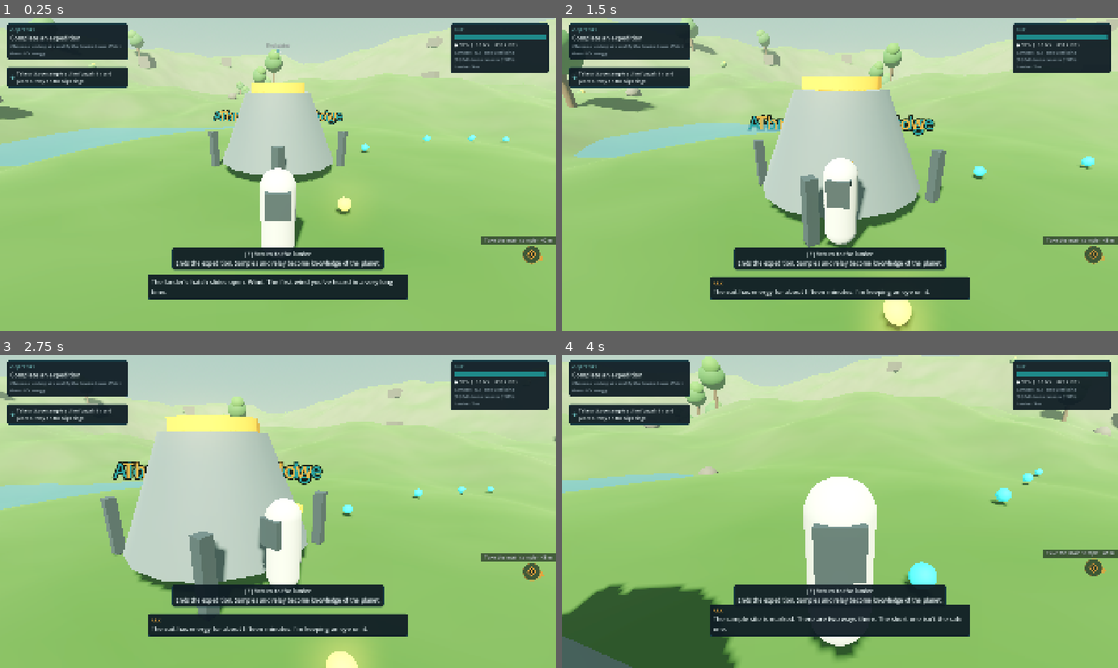
Above: before the commit, frames 1-4 (two rows, left to right).
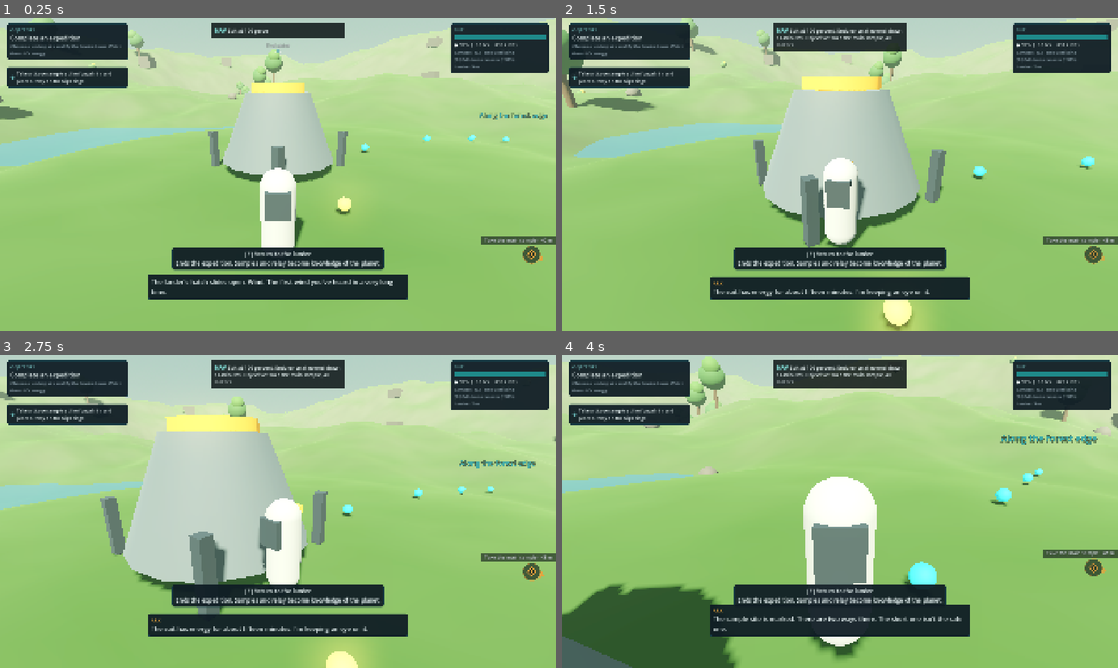
Above: after the commit, the same moments.

Repository: sebastianlistfeirup/GENESISARK
Game: Godot game, scene res://scenes/surface/surface.tscn
Two runs of this game, one before a commit and one after it. Both use one fixed random seed, a clock stepped at 60 frames per second and the inputs below. This scene is started directly instead of the project's main scene.
Inputs (mouse positions are in pixels of both pictures, inside the frame that each line leads up to):
- Up to frame 1 (0.25 s): no input
- Up to frame 2 (1.5 s): tap Enter (build_confirm) at 0.5 s; move the mouse to (867, 174) at 0.52 s; hold W (move_forward) from 0.53 s (still down); tap F (autopilot) at 0.6 s; click (867, 174) at 0.67 s; move the mouse to (812, 174) at 1.27 s; tap Space (ascend) at 1.35 s
- Up to frame 3 (2.75 s): keep holding W (move_forward); tap F (autopilot) at 1.55, 2.1 s; move the mouse to (289, 505) at 2.02 s
- Up to frame 4 (4 s): keep holding W (move_forward); move the mouse to (834, 517) at 2.77 s; tap Enter (build_confirm) at 2.85 s; click (834, 517) at 2.92 s; tap F (autopilot) at 3.05, 3.8 s; move the mouse to (878, 514) at 3.52 s; hold B (colony_mode) from 3.53 s (still down)

The runs differ from the first frame. In frame 1, 1.6% of the frame differs, in the area x 38-99%, y 1-34%; in frame 2, 2.7%; in frame 3, 3.0%, in the area x 20-97%, y 1-42%; in frame 4, 2.5%.

Commit message:
NAV on planet expeditions: brief, hazard zones, return window; route labels no longer overlap
Co-Authored-By: Claude Opus 5.5 <noreply@anthropic.com>
Claude-Session: https://claude.ai/code/session_017YcnHpJixbeShoYSSbACge

Diff:
--- a/data/story/nav.json
+++ b/data/story/nav.json
@@ -77,6 +77,30 @@
     },
     "arrival": {
       "text": "Orbit around {dest} established. Hull {integrity} percent. Fuel {fuel}. Oxygen {oxygen} percent."
+    },
+    "surface_brief": {
+      "text": "Suit at {energy} percent. Endurance at normal draw: {minutes} minutes. Objective: {objective}, {dist} meters."
+    },
+    "surface_hazard_enter": {
+      "text": "Entering {hazard}. Suit draw multiplied by {mult}. Endurance: {seconds} seconds."
+    },
+    "surface_hazard_exit": {
+      "text": "Hazard zone cleared. Suit draw nominal."
+    },
+    "surface_next": {
+      "text": "Objective complete. Next: {objective}, {next_dist} meters."
+    },
+    "surface_all_done": {
+      "text": "Objectives complete. Lander: {dist} meters. Suit: {energy} percent."
+    },
+    "surface_energy_half": {
+      "text": "Suit at {energy} percent. Lander: {dist} meters. Walking back takes {return_s} seconds."
+    },
+    "surface_return_margin": {
+      "text": "Return margin is narrowing. Endurance {seconds} seconds. Return requires {return_s}. Consider your priorities."
+    },
+    "surface_return_now": {
+      "text": "Endurance {seconds} seconds. Return requires {return_s}. Turn back now."
     }
   }
 }
--- a/evidence/scene_smoke.json
+++ b/evidence/scene_smoke.json
@@ -6,7 +6,7 @@
       "ok": true
     },
     {
-      "detail": "@Button@45:<Button#99656664688>",
+      "detail": "@Button@45:<Button#99891545712>",
       "name": "pad_focuses_menu",
       "ok": true
     },
@@ -36,7 +36,7 @@
       "ok": true
     },
     {
-      "detail": "moved=0.36",
+      "detail": "moved=0.39",
       "name": "riglab_runs",
       "ok": true
     },
@@ -66,7 +66,7 @@
       "ok": true
     },
     {
-      "detail": "Go to the workshop, 6 steder",
+      "detail": "Go to the workshop, 6 places",
       "name": "waypoint_points_to_objective",
       "ok": true
     },
@@ -86,12 +86,12 @@
       "ok": true
     },
     {
-      "detail": "dyaw=-0.61",
+      "detail": "dyaw=-0.60",
       "name": "pad_look_turns_camera",
       "ok": true
     },
     {
-      "detail": "I_power_coupling:<Area3D#203323086058>",
+      "detail": "I_power_coupling:<Area3D#203557967082>",
       "name": "prompt_targets_coupling",
       "ok": true
     },
@@ -239,5 +239,5 @@
   "engine_version": "4.5.1-stable (official)",
   "failures": [],
   "status": "PASS",
-  "timestamp": "2026-10-18T15:26:45"
+  "timestamp": "2026-10-18T15:51:54"
 }
--- a/evidence/test_report.json
+++ b/evidence/test_report.json
@@ -1,6 +1,6 @@
 {
   "content_errors": [],
-  "elapsed_ms": 1962,
+  "elapsed_ms": 1851,
   "engine_version": "4.5.1-stable (official)",
   "failures": [],
   "files": {
@@ -9,12 +9,12 @@
     "test_content.gd": 6,
     "test_era_endings.gd": 7,
     "test_localization.gd": 5,
-    "test_navigation.gd": 9,
+    "test_navigation.gd": 10,
     "test_population.gd": 5,
     "test_save.gd": 7,
     "test_survey_expedition.gd": 6
   },
   "status": "PASS",
-  "tests": 63,
-  "timestamp": "2026-10-18T15:25:46"
+  "tests": 64,
+  "timestamp": "2026-10-18T15:50:55"
 }
--- a/localization/translations.csv
+++ b/localization/translations.csv
@@ -358,14 +358,19 @@
 Approach initiated. No objects on course. This is rare.,Indflyvning påbegyndt. Ingen objekter på kursen. Det sker sjældent.
 Approach initiated. Scattered asteroids ahead. Reduce speed to allow time to turn.,"Indflyvning påbegyndt. Spredte asteroider forude. Hold farten nede, så har du tid til at dreje."
 Autopilot engaged. Additional fuel consumption: {fuel} units.,Autopilot aktiv. Ekstra brændstofforbrug: {fuel} enheder.
+Endurance {seconds} seconds. Return requires {return_s}. Turn back now.,Udholdenhed {seconds} sekunder. Hjemturen kræver {return_s}. Vend om nu.
+Entering {hazard}. Suit draw multiplied by {mult}. Endurance: {seconds} seconds.,Går ind i {hazard}. Dragtens forbrug ganget med {mult}. Udholdenhed: {seconds} sekunder.
 Fuel on arrival: {fuel_after} units.,Brændstof ved ankomst: {fuel_after} enheder.
 Fuel: {fuel} units. Enough for {reachable} of {routes} known routes from here.,Brændstof: {fuel} enheder. Det rækker til {reachable} af {routes} kendte ruter herfra.
 Fuel: {fuel} units. No known route is within range. The next decision is landing.,Brændstof: {fuel} enheder. Ingen kendt rute er inden for rækkevidde. Næste beslutning er landing.
+Hazard zone cleared. Suit draw nominal.,Farezone forladt. Dragtens forbrug normalt.
 Hull integrity: {integrity} percent. Further impacts increase the risk of pressure loss.,Skrogintegritet: {integrity} procent. Yderligere nedslag øger risikoen for trykfald.
 Impact. Hull integrity {integrity} percent.,Nedslag. Skrogintegritet {integrity} procent.
 Manual control.,Manuel styring.
 NAV,NAV
 Object on collision course. {seconds} seconds. Correction: {side}.,Objekt på kollisionskurs. {seconds} sekunder. Korrektion: {side}.
+"Objective complete. Next: {objective}, {next_dist} meters.","Mål fuldført. Næste: {objective}, {next_dist} meter."
+Objectives complete. Lander: {dist} meters. Suit: {energy} percent.,Mål fuldført. Landeren: {dist} meter. Dragt: {energy} procent.
 Obstacles cleared. {hits} impacts.,Forhindringerne er passeret. {hits} nedslag.
 Orbit around {dest} established. Hull {integrity} percent. Fuel {fuel}. Oxygen {oxygen} percent.,Kredsløb om {dest} etableret. Skrog {integrity} procent. Brændstof {fuel}. Ilt {oxygen} procent.
 Oxygen reserve on arrival: {oxygen_after} percent. That is below the recommended minimum of {low} percent.,Iltlager ved ankomst: {oxygen_after} procent. Det er under anbefalet minimum på {low} procent.
@@ -373,8 +378,11 @@
 "Oxygen reserve: {oxygen} percent. Critical. At stasis consumption, reserve lasts {days_left} days.",Iltlager: {oxygen} procent. Kritisk. Ved stasisforbrug rækker det {days_left} dage.
 Oxygen used in stasis: {oxygen} percent. Oxygen reserve on arrival: {oxygen_after} percent.,Iltforbrug i stasis: {oxygen} procent. Iltlager ved ankomst: {oxygen_after} procent.
 Reserve after arrival: {fuel_after}. To reach {reserve_target}: {reserve_needed} required. Landing is effectively final.,Reserven efter ankomst er {fuel_after}. For at nå {reserve_target} kræves {reserve_needed}. Landingen bliver i praksis endelig.
+Return margin is narrowing. Endurance {seconds} seconds. Return requires {return_s}. Consider your priorities.,Margenen for hjemturen bliver mindre. Udholdenhed {seconds} sekunder. Hjemturen kræver {return_s}. Overvej dine prioriteter.
 Route to {dest}: {days} days in stasis. No known obstacles on the approach.,Rute til {dest}: {days} dage i stasis. Ingen kendte forhindringer på indflyvningen.
 Severe impact. Pressure loss in section {section}. Oxygen reserve {oxygen} percent.,Kraftigt nedslag. Trykfald i sektion {section}. Iltlager {oxygen} procent.
+"Suit at {energy} percent. Endurance at normal draw: {minutes} minutes. Objective: {objective}, {dist} meters.","Dragt på {energy} procent. Udholdenhed ved normalt forbrug: {minutes} minutter. Mål: {objective}, {dist} meter."
+Suit at {energy} percent. Lander: {dist} meters. Walking back takes {return_s} seconds.,Dragt på {energy} procent. Landeren: {dist} meter. Gåturen tilbage tager {return_s} sekunder.
 "The approach to {dest} has scattered asteroids. Expected: {hits_manual} impacts on manual control, {hits_auto} on auto …(247 unchanged characters)…
 "The approach to {dest} passes a debris field. Expected hull loss: {integ_manual} percent manual, {integ_auto} percent on autopilot.","Indflyvningen til {dest} passerer et felt af vragrester. Forventet skrogtab: {integ_manual} procent manuelt, {integ_auto} procent med autopilot."
 The navigation computer. Speaks in numbers and probabilities. Has no opinion on whether you should be afraid.,"Navigationscomputeren. Taler i tal og sandsynligheder. Har ingen mening om, hvorvidt du bør være bange."
--- a/scripts/domain/travel/nav_advisor.gd
+++ b/scripts/domain/travel/nav_advisor.gd
@@ -105,3 +105,61 @@
 func arrival(gs: GameState) -> Dictionary:
 	return _item("arrival", "info", {"dest": str(content.locations.get(gs.campaign.location_id, {}).get("name", "")),
 		"integrity": gs.ark.integrity, "fuel": gs.ark.fuel, "oxygen": gs.ark.oxygen})
+
+
+## Planet surface: opening brief for an expedition. ctx: see surface_update().
+func surface_brief(ex: ExpeditionState, ctx: Dictionary) -> Dictionary:
+	var drain := DictUtil.get_float(ctx, "base_drain", 0.12)
+	return _item("surface_brief", "info", {"energy": ex.suit_energy, "minutes": ex.suit_energy / maxf(drain, 0.001) / 60.0,
+		"objective": str(ctx.get("next_label", "")), "dist": DictUtil.get_float(ctx, "next_dist", 0.0)})
+
+
+## Seconds NAV budgets for walking back to the lander (walk speed, 20% terrain margin).
+static func return_seconds(dist_m: float, walk_speed: float) -> float:
+	return dist_m / maxf(walk_speed, 0.5) * 1.2
+
+
+## Planet surface: lines due this frame. Deterministic given (ex, ctx, said);
+## `said` is the caller's memory of what NAV has already reported (mutated here,
+## never saved). ctx: {dist_lander, walk_speed, drain (current, per s),
+## base_drain, hazard_id, hazard_label, mult, next_key, next_label, next_dist}.
+func surface_update(ex: ExpeditionState, ctx: Dictionary, said: Dictionary) -> Array:
+	var out: Array = []
+	if ex.status != ExpeditionState.STATUS_ACTIVE:
+		return out
+	var drain := maxf(DictUtil.get_float(ctx, "drain", 0.12), 0.001)
+	var endurance := ex.suit_energy / drain
+	var dist := DictUtil.get_float(ctx, "dist_lander", 0.0)
+	var ret := return_seconds(dist, DictUtil.get_float(ctx, "walk_speed", 4.2))
+	var p := {"energy": ex.suit_energy, "seconds": endurance, "return_s": ret, "dist": dist,
+		"hazard": str(ctx.get("hazard_label", "")), "mult": DictUtil.get_float(ctx, "mult", 1.0),
+		"objective": str(ctx.get("next_label", "")), "next_dist": DictUtil.get_float(ctx, "next_dist", 0.0)}
+	# Hazard zones: report entry once per zone visit, and the exit.
+	var hz := str(ctx.get("hazard_id", ""))
+	var was := str(said.get("hazard", ""))
+	if hz != was:
+		said["hazard"] = hz
+		if hz != "":
+			out.append(_item("surface_hazard_enter", "warning", p))
+		elif was != "":
+			out.append(_item("surface_hazard_exit", "info", p))
+	# Progress: a finished objective moves the objective on.
+	var key := str(ctx.get("next_key", ""))
+	if said.has("objective") and str(said["objective"]) != key:
+		out.append(_item("surface_all_done" if key == "lander" else "surface_next", "info", p))
+	said["objective"] = key
+	# Energy: half-way mark, then the return window.
+	if ex.suit_energy <= 50.0 and not said.get("half", false):
+		said["half"] = true
+		out.append(_item("surface_energy_half", "info", p))
+	if endurance > ret * 3.0 + 30.0:
+		said.erase("margin")  # drone refill / walked closer: re-arm
+		said.erase("now")
+	if key != "lander" and endurance < ret * 2.0 + 20.0 and not said.get("margin", false):
+		said["margin"] = true
+		out.append(_item("surface_return_margin", "warning", p))
+	if endurance < ret * 1.25 + 10.0 and not said.get("now", false):
+		said["now"] = true
+		said["margin"] = true
+		out.append(_item("surface_return_now", "critical", p))
+	return out
--- a/scripts/runtime/surface/surface_scene.gd
+++ b/scripts/runtime/surface/surface_scene.gd
@@ -24,6 +24,9 @@
 var _finishing := false
 var _markers: Dictionary = {}
 var waypoints: WaypointLayer
+var _nav_said: Dictionary = {}  # what NAV has reported this expedition (UI memory, not saved)
+var _objective_key := ""
+var _nav_t := 0.0
 
 
 func _ready() -> void:
@@ -83,6 +86,8 @@
 	AudioService.set_ambience_any(["amb_surface_" + str(planet.get("biome_id")), "amb_colony_wind"])
 	GameSession.trigger_story("expedition_start")
 	hud.toast(str(survey.get("goal", "")), "info", 9.0)
+	_update_waypoint(ex)
+	hud.nav.say(GameSession.sim.nav.surface_brief(ex, _nav_context(ex, [1.0, "", "", ""])))
 
 
 func _pt(v: Variant) -> Vector2:
@@ -176,7 +181,11 @@
 		lbl.font_size = 48
 		lbl.pixel_size = 0.01
 		lbl.modulate = Color(col)
-		var first: Array = DictUtil.get_arr(r, "waypoints")[0] if not DictUtil.get_arr(r, "waypoints").is_empty() else [0, 0]
+		lbl.outline_size = 10
+		lbl.outline_modulate = Color(0.02, 0.05, 0.06, 0.85)
+		# Label at the route's first bend (waypoint 0 is the lander, shared by every route).
+		var bends: Array = DictUtil.get_arr(r, "waypoints").filter(func(w: Variant) -> bool: return Vector2(float(w[0]), float(w[1])).length() > 3.0)
+		var first: Array = bends[0] if not bends.is_empty() else [0, 0]
 		lbl.position = _ground(Vector2(float(first[0]), float(first[1]))) + Vector3(0, 2.0, 0)
 		add_child(lbl)
 
@@ -218,7 +227,7 @@
 		lbl.modulate = Color(str(hdef.get("color", "#d6c447")))
 		area.add_child(lbl)
 		hazard_areas.append({"area": area, "mult": DictUtil.get_float(DictUtil.get_dict(hdef, "expedition"), "suit_drain_multiplier", 2.0),
-			"label": str(hz.get("label", "")), "sound": str(HAZARD_SOUND.get(hid, ""))})
+			"label": str(hz.get("label", hdef.get("name", hid))), "sound": str(HAZARD_SOUND.get(hid, "")), "id": hid + "@" + str(hazard_areas.size())})
 
 
 func _build_suit_hud() -> void:
@@ -248,14 +257,15 @@
 	elif not ex.relay_placed and _markers.has("relay"):
 		key = "relay"
 		label = Loc.t("Place the relay")
+	_objective_key = key
 	waypoints.set_objective(_markers.get(key), label, 3.6 if key != "lander" else 4.2)
 
 
 func _hazard_mult() -> Array:
 	for h: Dictionary in hazard_areas:
 		if (h["area"] as Area3D).overlaps_body(captain):
-			return [float(h["mult"]), str(h["label"]), str(h["sound"])]
-	return [1.0, "", ""]
+			return [float(h["mult"]), str(h["label"]), str(h["sound"]), str(h["id"])]
+	return [1.0, "", "", ""]
 
 
 func _physics_process(delta: float) -> void:
@@ -284,6 +294,11 @@
 	if lander:
 		lines.append(Loc.t("Lander: %d m") % int(captain.global_position.distance_to(lander.global_position)))
 	_status.text = "\n".join(lines)
+	_nav_t -= delta
+	if _nav_t <= 0.0:
+		_nav_t = 0.5
+		for item: Dictionary in GameSession.sim.nav.surface_update(ex, _nav_context(ex, hm), _nav_said):
+			hud.nav.say(item)
 	for key: String in ["main_sample", "risk_sample"]:
 		if _markers.has(key) and key in ex.samples:
 			(_markers[key] as Interactable).locked = true
@@ -293,6 +308,17 @@
 		(_markers["relay"] as Interactable).locked_reason = Loc.t("the relay is here")
 	if ex.status == ExpeditionState.STATUS_RECALLED:
 		_finish(true)
+
+
+func _nav_context(ex: ExpeditionState, hm: Array) -> Dictionary:
+	var base := float(GameSession.content.bal("suit.drain_per_s", 0.12))
+	var lander: Node3D = _markers.get("lander")
+	var target: Node3D = _markers.get(_objective_key)
+	return {"dist_lander": captain.global_position.distance_to(lander.global_position) if lander else 0.0,
+		"walk_speed": captain.walk_speed, "drain": base * maxf(1.0, float(hm[0])), "base_drain": base,
+		"hazard_id": str(hm[3]), "hazard_label": str(hm[1]), "mult": float(hm[0]),
+		"next_key": _objective_key, "next_label": waypoints.objective_label if waypoints else "",
+		"next_dist": captain.global_position.distance_to(target.global_position) if target else 0.0}
 
 
 func _unhandled_input(event: InputEvent) -> void:
--- a/tests/unit/test_navigation.gd
+++ b/tests/unit/test_navigation.gd
@@ -107,5 +107,43 @@
 	for id: String in ["route_clear", "route_field", "route_debris", "route_belt", "route_fuel", "route_reserve_breach", "route_oxygen",
 			"route_oxygen_low", "status_fuel_low", "status_fuel_none", "status_oxygen_low", "status_oxygen_critical", "status_hull_low",
 			"approach_clear", "approach_field", "approach_debris", "approach_belt", "collision_course", "impact", "impact_severe",
-			"autopilot_on", "autopilot_off", "hazard_cleared", "arrival"]:
+			"autopilot_on", "autopilot_off", "hazard_cleared", "arrival", "surface_brief", "surface_hazard_enter",
+			"surface_hazard_exit", "surface_next", "surface_all_done", "surface_energy_half", "surface_return_margin", "surface_return_now"]:
 		check(content.nav_lines.has(id), "NAV-linje findes: " + id)
+
+
+func _surface_ctx(dist: float, hazard: String = "", key: String = "main_sample") -> Dictionary:
+	return {"dist_lander": dist, "walk_speed": 4.2, "drain": 0.12 * (2.0 if hazard != "" else 1.0), "base_drain": 0.12,
+		"hazard_id": hazard, "hazard_label": "Spore field", "mult": 2.0 if hazard != "" else 1.0,
+		"next_key": key, "next_label": "Take the main sample", "next_dist": 40.0}
+
+
+func test_nav_surface_callouts_fire_once_in_order() -> void:
+	var ex := ExpeditionState.new()
+	var nav := NavAdvisor.new(content)
+	var said := {}
+	var brief := nav.surface_brief(ex, _surface_ctx(0.0))
+	check(str(brief["text"]).contains("13.9 minutes") or str(brief["text"]).contains("14 minutes"), "brief states endurance: " + str(brief["text"]))
+	check(nav.surface_update(ex, _surface_ctx(10.0), said).is_empty(), "nothing to report at full suit")
+	var enter := nav.surface_update(ex, _surface_ctx(30.0, "spores@0"), said)
+	eq(enter.size(), 1, "hazard entry reported")
+	eq(enter[0]["id"], "surface_hazard_enter", "entry line")
+	check(nav.surface_update(ex, _surface_ctx(31.0, "spores@0"), said).is_empty(), "not repeated inside the zone")
+	eq(nav.surface_update(ex, _surface_ctx(35.0), said)[0]["id"], "surface_hazard_exit", "exit reported")
+	eq(nav.surface_update(ex, _surface_ctx(35.0, "", "relay"), said)[0]["id"], "surface_next", "objective progress")
+	ex.suit_energy = 48.0
+	eq(nav.surface_update(ex, _surface_ctx(35.0, "", "relay"), said)[0]["id"], "surface_energy_half", "half-way mark")
+	check(nav.surface_update(ex, _surface_ctx(35.0, "", "relay"), said).is_empty(), "half-way said once")
+	# 6 % suit = 50 s endurance; 150 m back = ~43 s walk: margin, then turn back.
+	ex.suit_energy = 6.0
+	var ids: Array = nav.surface_update(ex, _surface_ctx(150.0, "", "relay"), said).map(func(i: Dictionary) -> String: return i["id"])
+	check("surface_return_now" in ids, "turn back now: " + str(ids))
+	check(nav.surface_update(ex, _surface_ctx(150.0, "", "relay"), said).is_empty(), "critical said once")
+	ex.suit_energy = 40.0  # drone refill re-arms the warning
+	nav.surface_update(ex, _surface_ctx(20.0, "", "relay"), said)
+	ex.suit_energy = 6.0
+	ids = nav.surface_update(ex, _surface_ctx(150.0, "", "relay"), said).map(func(i: Dictionary) -> String: return i["id"])
+	check("surface_return_now" in ids, "re-armed after refill")
+	for item: Dictionary in nav.surface_update(ex, _surface_ctx(150.0, "", "lander"), said):
+		check(not str(item["text"]).contains("{"), "filled: " + str(item["id"]))
+		eq(item["id"], "surface_all_done", "all done when only the lander is left")
Binary file added: evidence/shots/nav_surface.png
Not shown, changed: docs/DECISIONS.md
